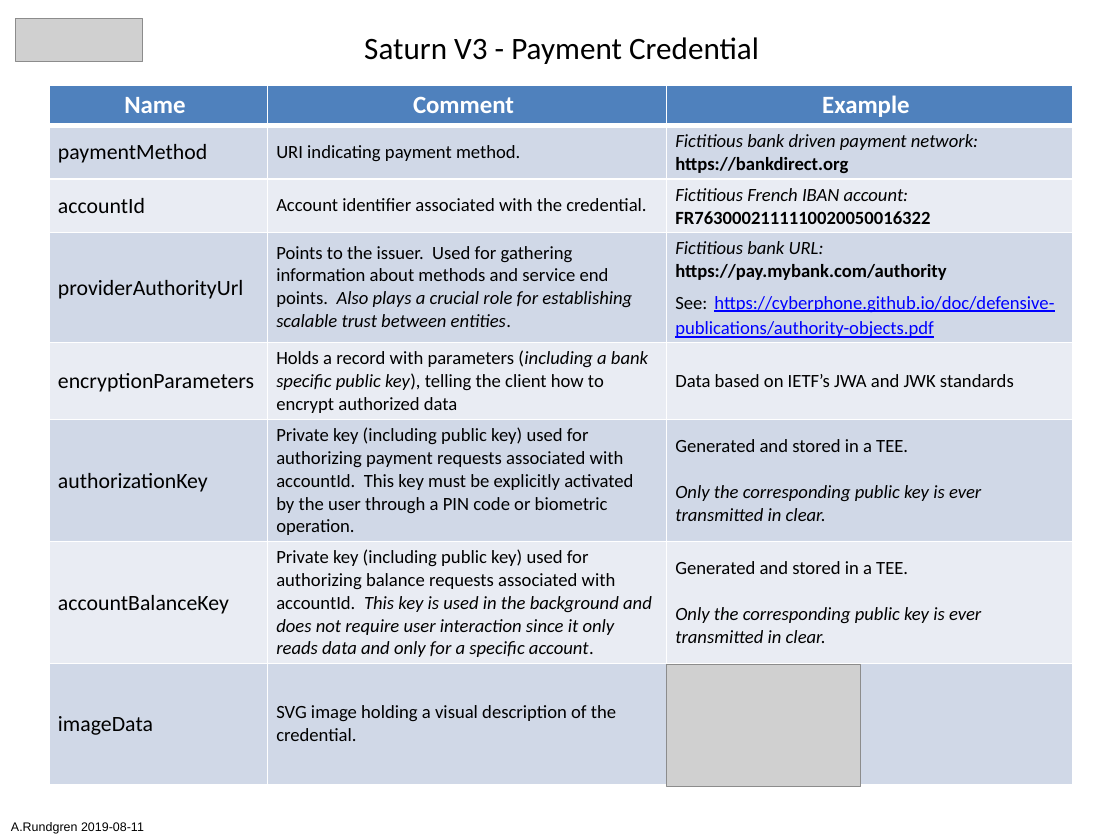
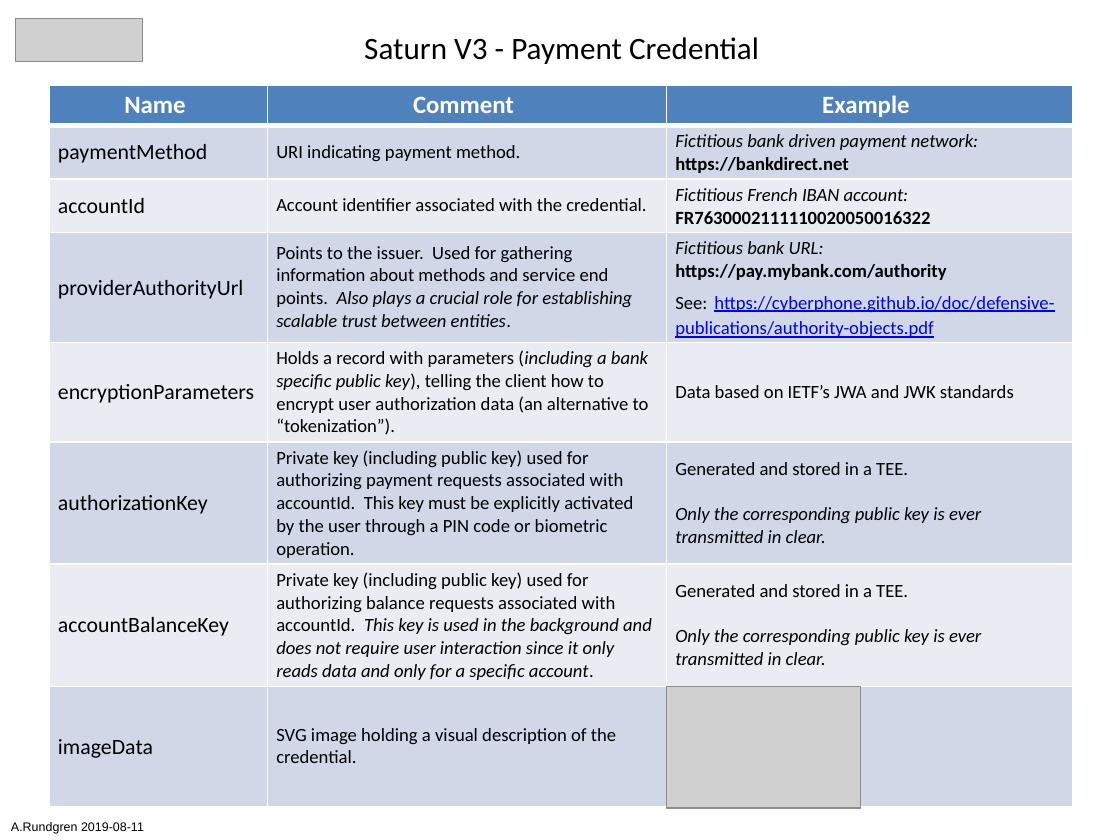
Before and after one commit to cyberphone/doc, a slide deck: slide 1 of saturn/saturn-payment-credential.pptx. Drawn at 1120x840 pixels with LibreOffice and Linux fonts; fonts in the diff are those of the drawing; grey boxes stand for pictures. Boxes give left, top, right and bottom in pixels: in the first picture for what was removed or moved away, otherwise in the second. Text is boxed around its words. In the diff, an @@ line names an element or a change of style, - is before the commit and + after.

```diff
--- a/saturn/saturn-payment-credential.pptx
+++ b/saturn/saturn-payment-credential.pptx
@@ table at bbox=[49, 85, 1072, 806] @@
-row 2, column 3: Fictitious bank driven payment network: / https://bankdirect.org
+row 2, column 3: Fictitious bank driven payment network: / https://bankdirect.net
-row 5, column 2: Holds a record with parameters (including a bank specific public key), telling the client how to encrypt authorized data
+row 5, column 2: Holds a record with parameters (including a bank specific public key), telling the client how to encrypt user authorization data (an alternative to / “tokenization”).
@@ picture: place and size @@
-picture at bbox=[666, 665, 860, 787]
+picture at bbox=[666, 687, 860, 809]
```
Also in this commit, not shown: 1 other file.
